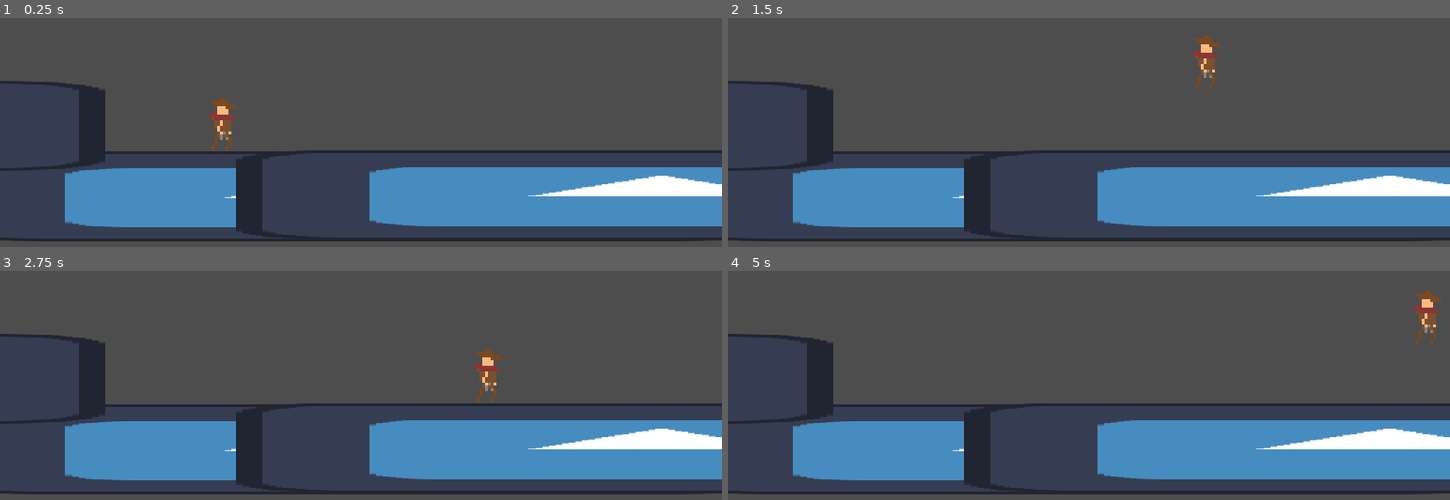
Above: before the commit, frames 1-4 (two rows, left to right).
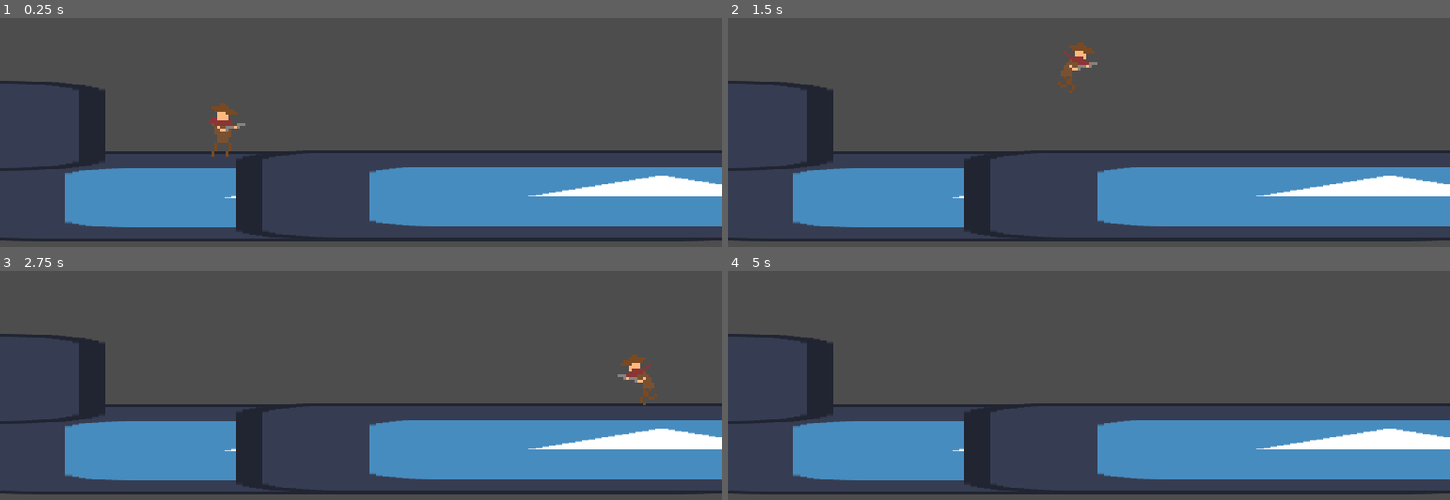
Above: after the commit, the same moments.

Repository: elixs/amogus2
Game: Godot game, scene res://scenes/main.tscn
The game is run twice, just before and just after one commit, with the same random seed, the same clock (stepped at 60 frames per second) and the same inputs. The engine's default icon, where the game draws it, is replaced by a stand-in: a white triangle on a blue panel in a dark square.
Inputs:
- Up to frame 1 (0.25 s): no input
- Up to frame 2 (1.5 s): tap Enter at 0.5 s; hold D (move_right) from 0.53 s (still down); tap Space (jump) at 0.77 s
- Up to frame 3 (2.75 s): tap Space (jump) at 1.52 s; release D (move_right) at 2.03 s; hold A (move_left) from 2.03 s (still down)
- Up to frame 4 (5 s): release A (move_left) at 2.78 s; hold D (move_right) 2.78-4.28 s; tap Space (jump) at 3.02, 3.77, 4.25, 4.52 s; hold A (move_left) from 4.28 s (still down)

The runs differ from the first frame. In frame 1, 0.5% of the frame differs, in the area x 28-34%, y 34-61%; in frame 2, 0.9%, in the area x 45-69%, y 7-33%; in frame 3, 0.9%; in frame 4, 0.4%.

Commit message:
animations player

Diff:
--- a/scenes/player.gd
+++ b/scenes/player.gd
@@ -3,12 +3,17 @@
 
 const SPEED = 100.0
 const JUMP_VELOCITY = -100.0
-const ACCELERATION = 1000
+const ACCELERATION = 100
 const GRAVITY = 200
 
+@onready var animation_player = $AnimationPlayer
+@onready var animation_tree = $AnimationTree
+@onready var playback = animation_tree.get("parameters/playback")
+@onready var pivot = $Pivot
 
 func _physics_process(delta):
 	if not is_on_floor():
+		velocity
 		velocity.y += GRAVITY * delta
 
 	if Input.is_action_just_pressed("jump") and is_on_floor():
@@ -19,3 +24,13 @@
 	velocity.x = move_toward(velocity.x, move_input * SPEED, ACCELERATION * delta)
 
 	move_and_slide()
+
+	# animation
+
+	if abs(velocity.x) > 10 or move_input:
+		playback.travel("run")
+	else:
+		playback.travel("idle")
+
+	if move_input:
+		pivot.scale.x = sign(move_input)
--- a/scenes/player.tscn
+++ b/scenes/player.tscn
@@ -1,20 +1,222 @@
-[gd_scene load_steps=4 format=3 uid="uid://cj2eny6k3ufs6"]
+[gd_scene load_steps=15 format=3 uid="uid://cj2eny6k3ufs6"]
 
 [ext_resource type="Texture2D" uid="uid://v40ljdvwi3xm" path="res://assets/mini cowboy-different 1.png" id="1_ndijd"]
 [ext_resource type="Script" path="res://scenes/player.gd" id="1_xpfnj"]
 
 [sub_resource type="CapsuleShape2D" id="CapsuleShape2D_bwnwi"]
 radius = 2.0
-height = 16.0
+height = 12.0
+
+[sub_resource type="Animation" id="Animation_cnhch"]
+length = 0.001
+tracks/0/type = "value"
+tracks/0/imported = false
+tracks/0/enabled = true
+tracks/0/path = NodePath("Pivot/Sprite2D:frame")
+tracks/0/interp = 1
+tracks/0/loop_wrap = true
+tracks/0/keys = {
+"times": PackedFloat32Array(0),
+"transitions": PackedFloat32Array(1),
+"update": 1,
+"values": [0]
+}
+tracks/1/type = "value"
+tracks/1/imported = false
+tracks/1/enabled = true
+tracks/1/path = NodePath("Pivot/Sprite2D:texture")
+tracks/1/interp = 1
+tracks/1/loop_wrap = true
+tracks/1/keys = {
+"times": PackedFloat32Array(0),
+"transitions": PackedFloat32Array(1),
+"update": 1,
+"values": [ExtResource("1_ndijd")]
+}
+tracks/2/type = "value"
+tracks/2/imported = false
+tracks/2/enabled = true
+tracks/2/path = NodePath("Pivot/Sprite2D:hframes")
+tracks/2/interp = 1
+tracks/2/loop_wrap = true
+tracks/2/keys = {
+"times": PackedFloat32Array(0),
+"transitions": PackedFloat32Array(1),
+"update": 1,
+"values": [3]
+}
+tracks/3/type = "value"
+tracks/3/imported = false
+tracks/3/enabled = true
+tracks/3/path = NodePath("Pivot/Sprite2D:vframes")
+tracks/3/interp = 1
+tracks/3/loop_wrap = true
+tracks/3/keys = {
+"times": PackedFloat32Array(0),
+"transitions": PackedFloat32Array(1),
+"update": 1,
+"values": [4]
+}
+
+[sub_resource type="Animation" id="Animation_vv7oy"]
+resource_name = "idle"
+length = 0.1
+loop_mode = 1
+tracks/0/type = "value"
+tracks/0/imported = false
+tracks/0/enabled = true
+tracks/0/path = NodePath("Pivot/Sprite2D:frame")
+tracks/0/interp = 1
+tracks/0/loop_wrap = true
+tracks/0/keys = {
+"times": PackedFloat32Array(0),
+"transitions": PackedFloat32Array(1),
+"update": 1,
+"values": [1]
+}
+tracks/1/type = "value"
+tracks/1/imported = false
+tracks/1/enabled = true
+tracks/1/path = NodePath("Pivot/Sprite2D:texture")
+tracks/1/interp = 1
+tracks/1/loop_wrap = true
+tracks/1/keys = {
+"times": PackedFloat32Array(0),
+"transitions": PackedFloat32Array(1),
+"update": 1,
+"values": [ExtResource("1_ndijd")]
+}
+tracks/2/type = "value"
+tracks/2/imported = false
+tracks/2/enabled = true
+tracks/2/path = NodePath("Pivot/Sprite2D:hframes")
+tracks/2/interp = 1
+tracks/2/loop_wrap = true
+tracks/2/keys = {
+"times": PackedFloat32Array(0),
+"transitions": PackedFloat32Array(1),
+"update": 1,
+"values": [3]
+}
+tracks/3/type = "value"
+tracks/3/imported = false
+tracks/3/enabled = true
+tracks/3/path = NodePath("Pivot/Sprite2D:vframes")
+tracks/3/interp = 1
+tracks/3/loop_wrap = true
+tracks/3/keys = {
+"times": PackedFloat32Array(0),
+"transitions": PackedFloat32Array(1),
+"update": 1,
+"values": [4]
+}
+
+[sub_resource type="Animation" id="Animation_i6y3m"]
+resource_name = "run"
+length = 0.4
+loop_mode = 1
+tracks/0/type = "value"
+tracks/0/imported = false
+tracks/0/enabled = true
+tracks/0/path = NodePath("Pivot/Sprite2D:texture")
+tracks/0/interp = 1
+tracks/0/loop_wrap = true
+tracks/0/keys = {
+"times": PackedFloat32Array(0),
+"transitions": PackedFloat32Array(1),
+"update": 1,
+"values": [ExtResource("1_ndijd")]
+}
+tracks/1/type = "value"
+tracks/1/imported = false
+tracks/1/enabled = true
+tracks/1/path = NodePath("Pivot/Sprite2D:hframes")
+tracks/1/interp = 1
+tracks/1/loop_wrap = true
+tracks/1/keys = {
+"times": PackedFloat32Array(0),
+"transitions": PackedFloat32Array(1),
+"update": 1,
+"values": [3]
+}
+tracks/2/type = "value"
+tracks/2/imported = false
+tracks/2/enabled = true
+tracks/2/path = NodePath("Pivot/Sprite2D:vframes")
+tracks/2/interp = 1
+tracks/2/loop_wrap = true
+tracks/2/keys = {
+"times": PackedFloat32Array(0),
+"transitions": PackedFloat32Array(1),
+"update": 1,
+"values": [4]
+}
+tracks/3/type = "value"
+tracks/3/imported = false
+tracks/3/enabled = true
+tracks/3/path = NodePath("Pivot/Sprite2D:frame")
+tracks/3/interp = 1
+tracks/3/loop_wrap = true
+tracks/3/keys = {
+"times": PackedFloat32Array(0, 0.1, 0.2, 0.3),
+"transitions": PackedFloat32Array(1, 1, 1, 1),
+"update": 1,
+"values": [5, 6, 7, 6]
+}
+
+[sub_resource type="AnimationLibrary" id="AnimationLibrary_52v7d"]
+_data = {
+"RESET": SubResource("Animation_cnhch"),
+"idle": SubResource("Animation_vv7oy"),
+"run": SubResource("Animation_i6y3m")
+}
+
+[sub_resource type="AnimationNodeAnimation" id="AnimationNodeAnimation_vmewa"]
+animation = &"idle"
+
+[sub_resource type="AnimationNodeAnimation" id="AnimationNodeAnimation_chktk"]
+animation = &"run"
+
+[sub_resource type="AnimationNodeStateMachineTransition" id="AnimationNodeStateMachineTransition_xws3g"]
+advance_mode = 2
+
+[sub_resource type="AnimationNodeStateMachineTransition" id="AnimationNodeStateMachineTransition_3lab4"]
+
+[sub_resource type="AnimationNodeStateMachineTransition" id="AnimationNodeStateMachineTransition_e573m"]
+
+[sub_resource type="AnimationNodeStateMachine" id="AnimationNodeStateMachine_68eqi"]
+states/idle/node = SubResource("AnimationNodeAnimation_vmewa")
+states/idle/position = Vector2(422.333, 99.9006)
+states/run/node = SubResource("AnimationNodeAnimation_chktk")
+states/run/position = Vector2(632.111, 100.186)
+transitions = ["Start", "idle", SubResource("AnimationNodeStateMachineTransition_xws3g"), "run", "idle", SubResource("AnimationNodeStateMachineTransition_3lab4"), "idle", "run", SubResource("AnimationNodeStateMachineTransition_e573m")]
+graph_offset = Vector2(305, -65)
+
+[sub_resource type="AnimationNodeStateMachinePlayback" id="AnimationNodeStateMachinePlayback_xfeok"]
 
 [node name="Player" type="CharacterBody2D"]
 script = ExtResource("1_xpfnj")
 
-[node name="Sprite2D" type="Sprite2D" parent="."]
+[node name="Pivot" type="Node2D" parent="."]
+
+[node name="Sprite2D" type="Sprite2D" parent="Pivot"]
 position = Vector2(-7, 0)
 texture = ExtResource("1_ndijd")
 hframes = 3
 vframes = 4
+metadata/_edit_lock_ = true
 
 [node name="CollisionShape2D" type="CollisionShape2D" parent="."]
 shape = SubResource("CapsuleShape2D_bwnwi")
+metadata/_edit_lock_ = true
+
+[node name="AnimationPlayer" type="AnimationPlayer" parent="."]
+libraries = {
+"": SubResource("AnimationLibrary_52v7d")
+}
+
+[node name="AnimationTree" type="AnimationTree" parent="."]
+tree_root = SubResource("AnimationNodeStateMachine_68eqi")
+anim_player = NodePath("../AnimationPlayer")
+active = true
+parameters/playback = SubResource("AnimationNodeStateMachinePlayback_xfeok")
